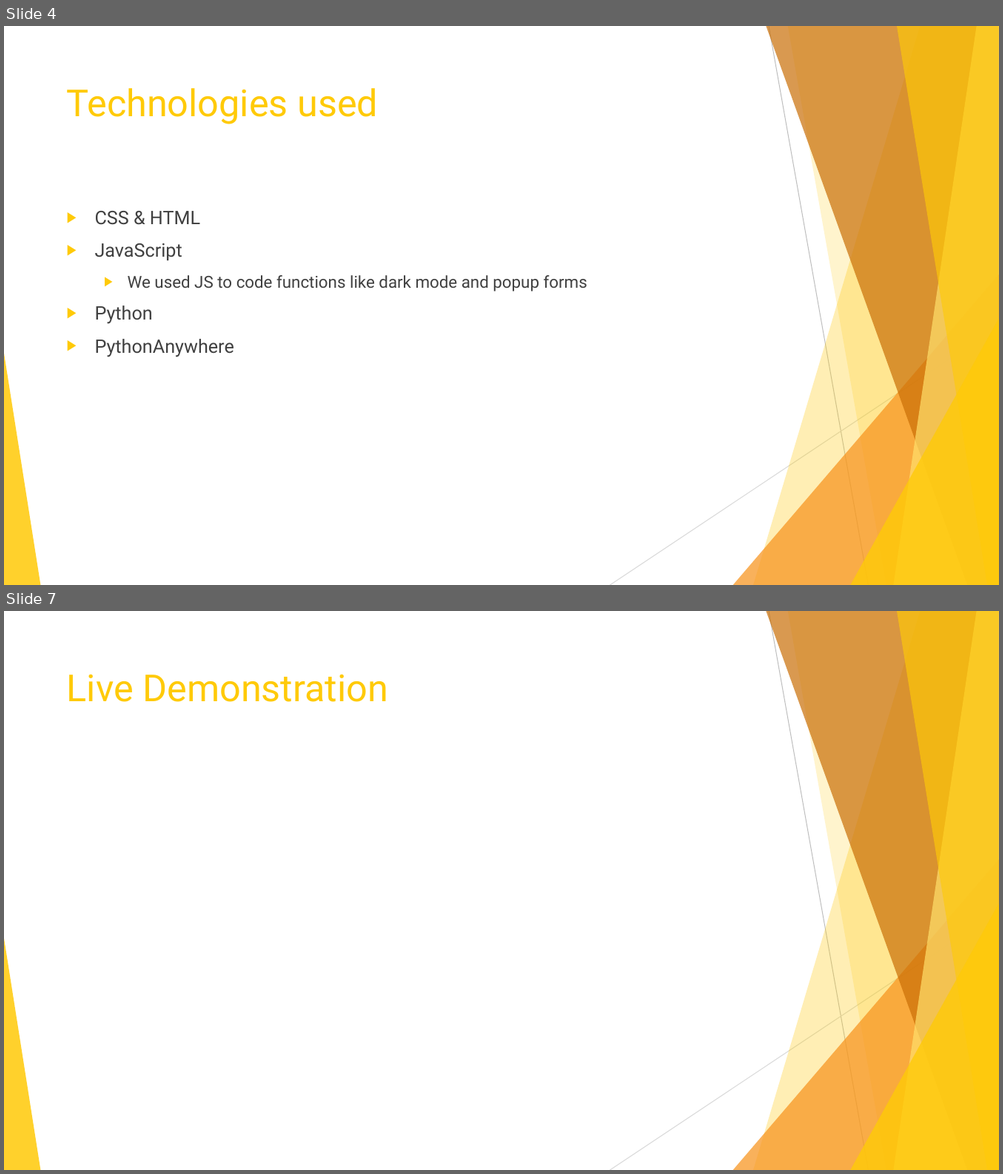
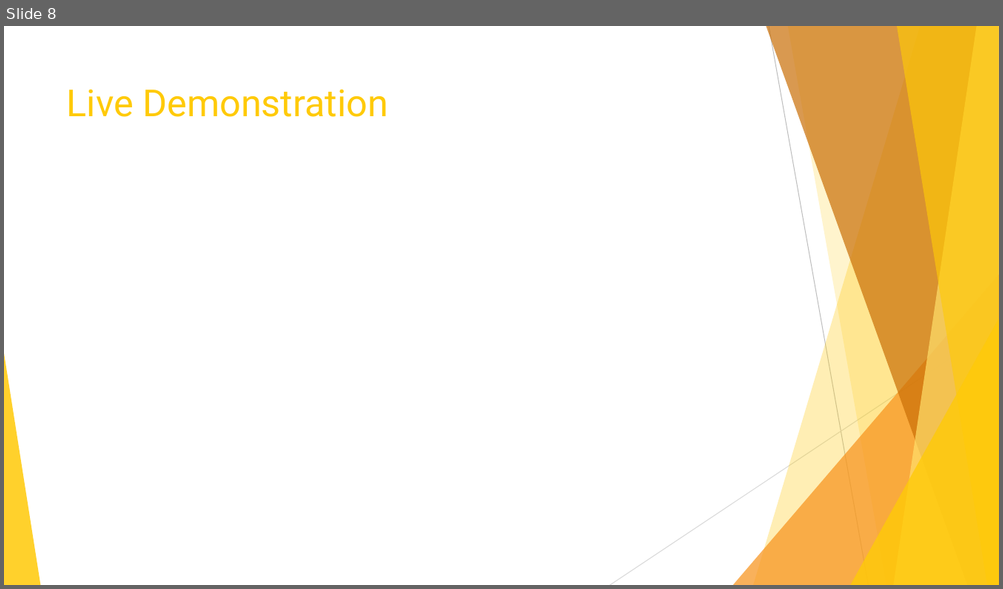
Before and after one commit to Ishitanarsiker/WAD2_GroupProject, a slide deck: Presentation.pptx. Shown one above the other, each under a label of ours: slides 4 and 7 before the commit, slide 8 after it; the slides between them are not shown. The pictures are 1003x1174 and 1003x589 pixels, drawn with LibreOffice and Linux fonts; fonts in the diff are those of the drawing. Boxes give left, top, right and bottom in pixels: in the first picture for what was removed or moved away, otherwise in the second. Text is boxed around its words. In the diff, an @@ line names an element or a change of style, - is before the commit and + after.

```diff
--- a/Presentation.pptx
+++ b/Presentation.pptx
@@ slide 4 removed at (4, 26, 999, 585), background #FFFFFF; not listed: 10 template elements that a slide beside it also shows @@
@@ title removed at (67, 88, 378, 124) @@
-Technologies used
@@ text removed at (95, 211, 587, 358) @@
-▶ CSS & HTML
-▶ JavaScript
-  ▶ We used JS to code functions like dark mode and popup forms
-▶ Python
-▶ PythonAnywhere
@@ what was slide 7 is now slide 8 @@
```
Also in this commit, not shown: 4 slides changed, 4 slides added, 1 other slide removed, 2 other files.
